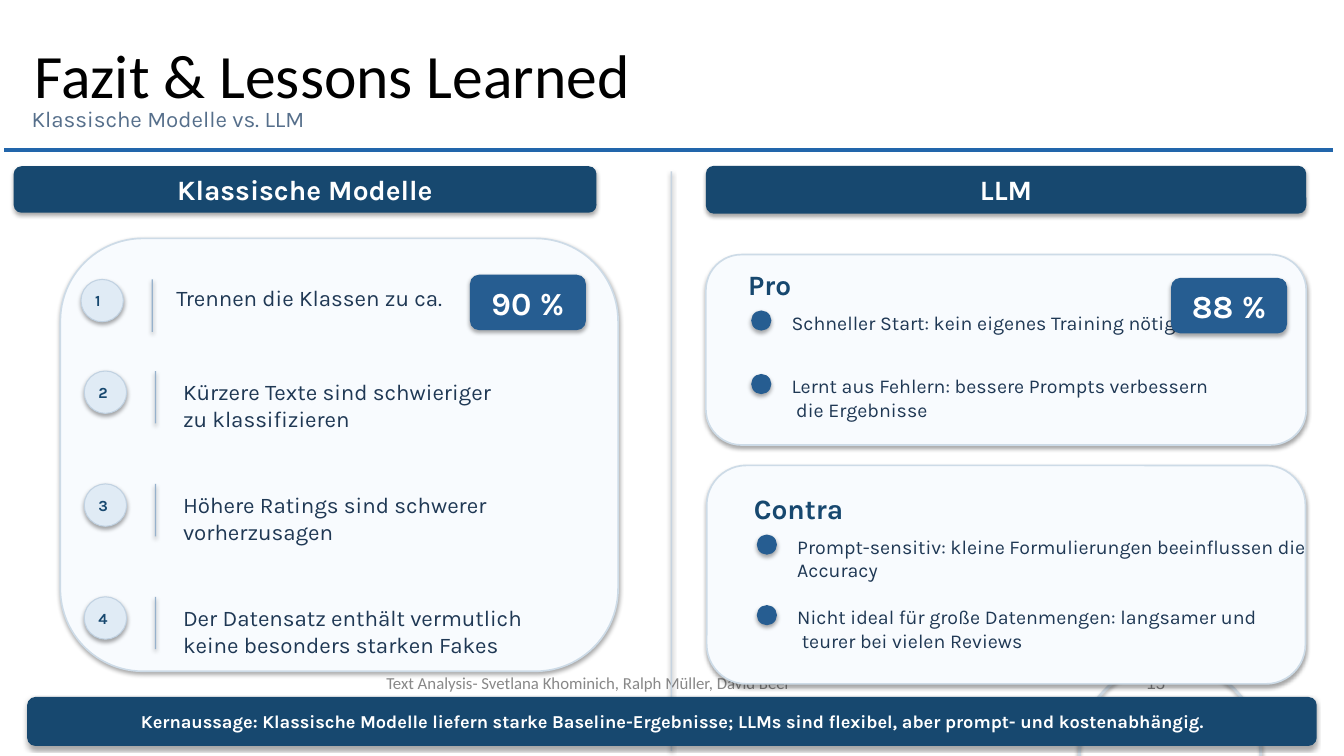
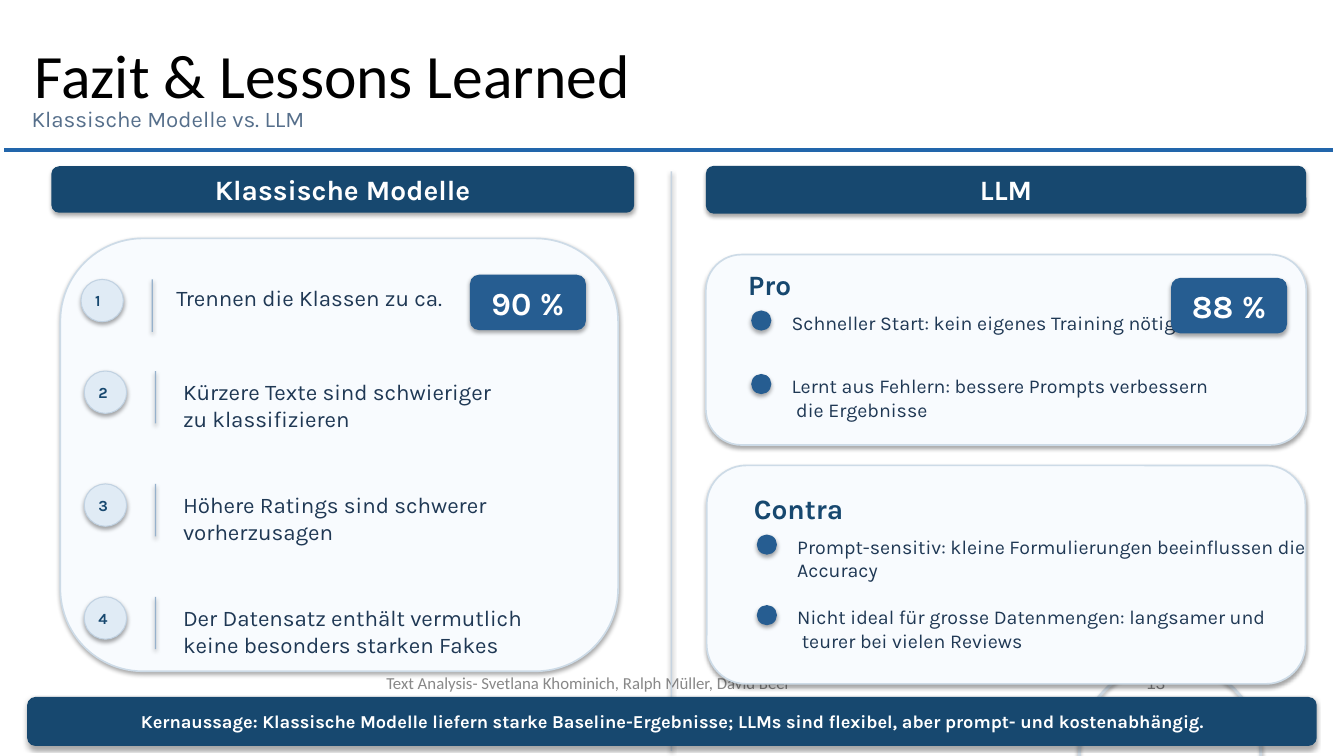
Before and after one commit to muellR/text_analysis, a slide deck: slide 13 of presentation/ln_text_analysis.pptx (slide 15 before the commit). Drawn at 1344x756 pixels with LibreOffice and Linux fonts; fonts in the diff are those of the drawing; background and template pictures are left out. Boxes give left, top, right and bottom in pixels: in the first picture for what was removed or moved away, otherwise in the second. Text is boxed around its words. In the diff, an @@ line names an element or a change of style, - is before the commit and + after.

```diff
--- a/presentation/ln_text_analysis.pptx
+++ b/presentation/ln_text_analysis.pptx
@@ rounded rectangle: place and size @@
-rounded rectangle at [14,166,597,213]
+rounded rectangle at [51,166,634,213]
@@ text "Klassische Modelle": place and size @@
-text "Klassische Modelle" at [177,180,432,201]
+text "Klassische Modelle" at [215,180,470,201]
@@ text at [797,610,1265,629]: text changed @@
-Nicht ideal für große Datenmengen: langsamer und
+Nicht ideal für grosse Datenmengen: langsamer und
```
Also in this commit, not shown: 3 other slides changed, 1 slide removed.
